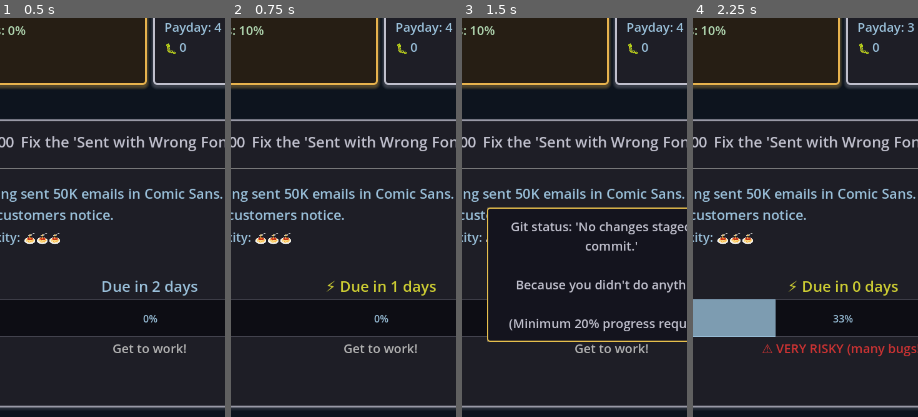
Above: before the commit, frames 1-4 (left to right).
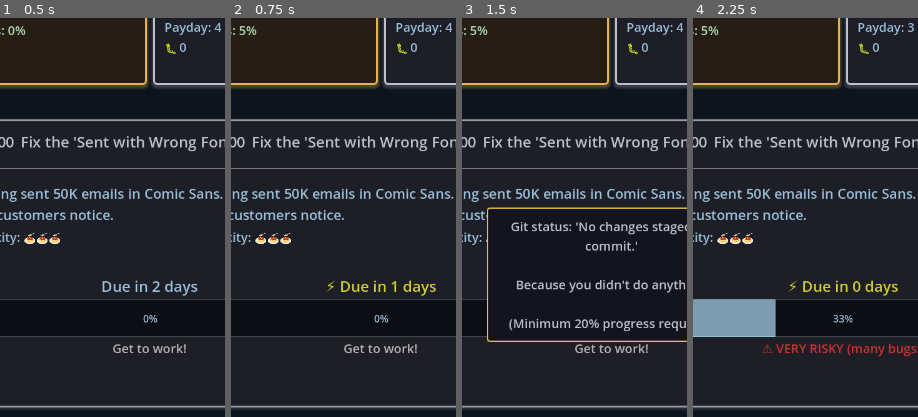
Above: after the commit, the same moments.

Repository: lmchoi/alt-f-this
Game: Godot game, scene res://scenes/game_ui.tscn
Two runs of this game, one before a commit and one after it. Both use one fixed random seed, a clock stepped at 60 frames per second and the inputs below.
Inputs:
- Up to frame 1 (0.5 s): no input
- Up to frame 2 (0.75 s): click "REAL WORK (Side Project)" at 0.5 s
- Up to frame 3 (1.5 s): click "🚨 SHIP IT" at 1.25 s
- Up to frame 4 (2.25 s): click "DO 🐵 JOB" at 2 s
The pictures show only the part of the screen within x 17-67%, y 18-68%; the shares and areas given below are measured in that part.

Frame 1 is identical in both runs. In frame 2, 0.2% of the frame differs, in the area x 3-15%, y 2-5%; in frame 3, 0.2%; in frame 4, 0.2%.

Commit message:
Reduce hustle gain from 10 to 5

Diff:
--- a/autoloads/game_manager.gd
+++ b/autoloads/game_manager.gd
@@ -318,8 +318,8 @@
 		event_occurred.emit({"text": "Side project is complete!\n\nNow you just need the money to escape...", "money": 0, "ducks": 0})
 		return ActionOutcome.DO_NOTHING
 
-	# Progress side project (10% per hustle)
-	var progress_gain = 10
+	# Progress side project (5% per hustle)
+	var progress_gain = 5
 	side_project.progress = min(100, side_project.progress + progress_gain)
 	side_project_updated.emit(side_project)
 
